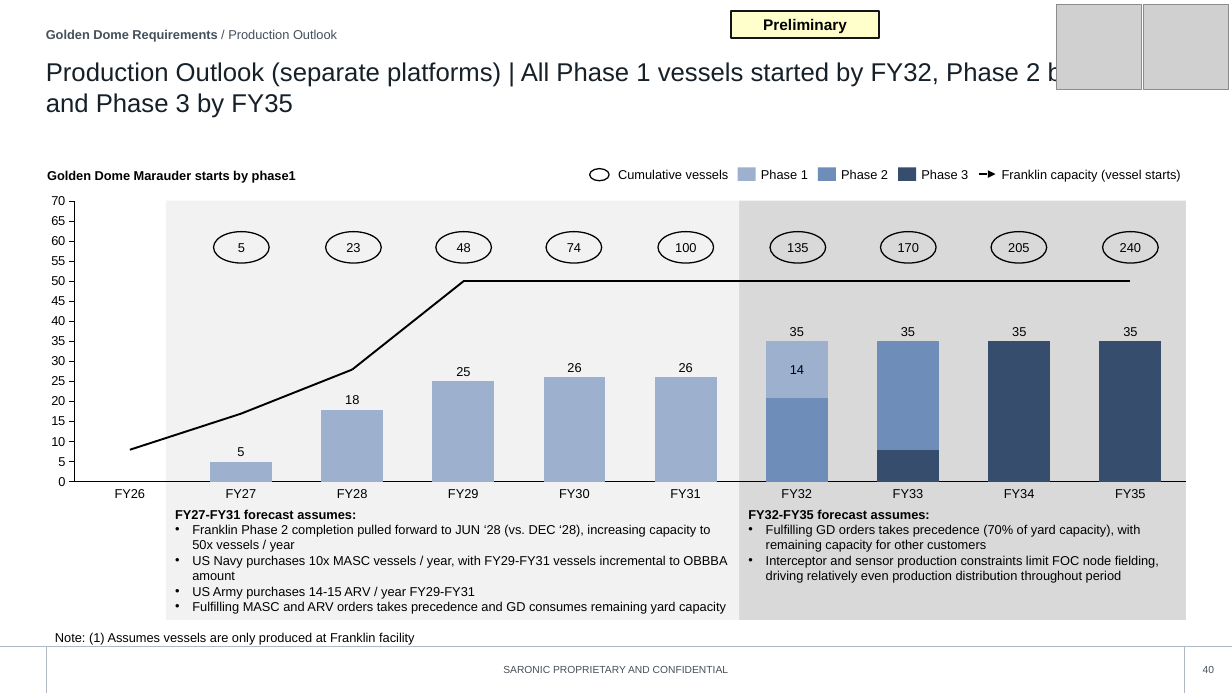
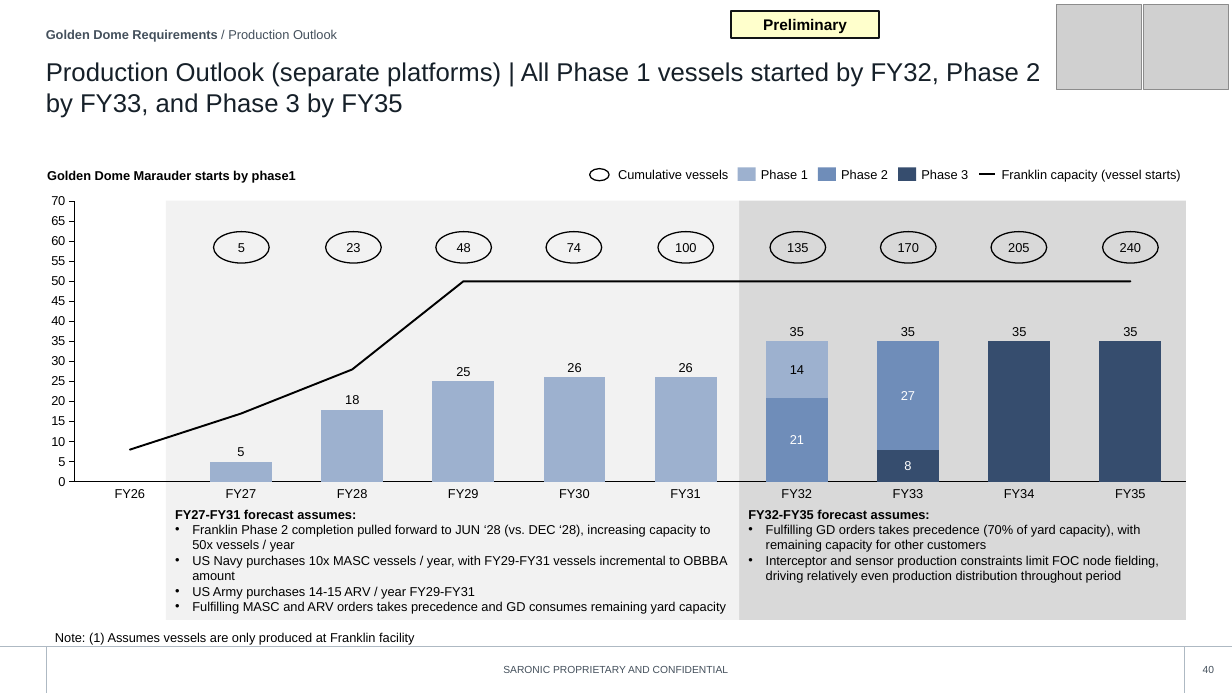
Before and after one commit to toole-brendan/slide_factory, a slide deck: slide 40 of style_library/library.pptx. Drawn at 1232x693 pixels with LibreOffice and Linux fonts; fonts in the diff are those of the drawing; grey boxes stand for pictures; background and template pictures are left out. Boxes give left, top, right and bottom in pixels: in the first picture for what was removed or moved away, otherwise in the second. Text is boxed around its words. In the diff, an @@ line names an element or a change of style, - is before the commit and + after.

```diff
--- a/style_library/library.pptx
+++ b/style_library/library.pptx
@@ title "Production Outlook (separate platforms) | ..." rewrapped from (46, 60, 1151, 118) to (46, 62, 1040, 118) @@
@@ column stacked chart at (37, 178, 1195, 505) @@
+Series 3: 8, 17, 28, 50, 50, 50, 50, 50, 50, 50
@@ arrow (980, 174) - (995, 174): arrow to line; stroke #000000 1.5 pt dashed to #000000 1.5 pt @@
@@ text added at (901, 391, 915, 400), 10 pt, text #FFFFFF @@
+27
@@ text added at (790, 435, 804, 444), 10 pt, text #FFFFFF @@
+21
@@ text added at (904, 461, 911, 470), 10 pt, text #FFFFFF @@
+8
```
Also in this commit, not shown: 28 other slides changed, 33 other files.
